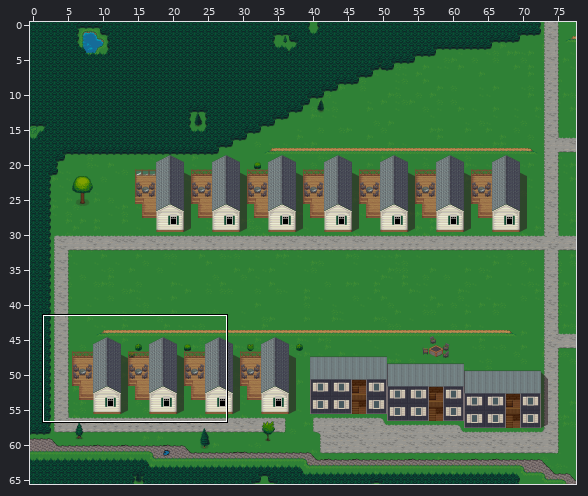
Two states of a Tiled map, tiled/map-west0.tmx. The first picture is a wide view before the edit; the outline marks the close-up.
Close-up. As it was:
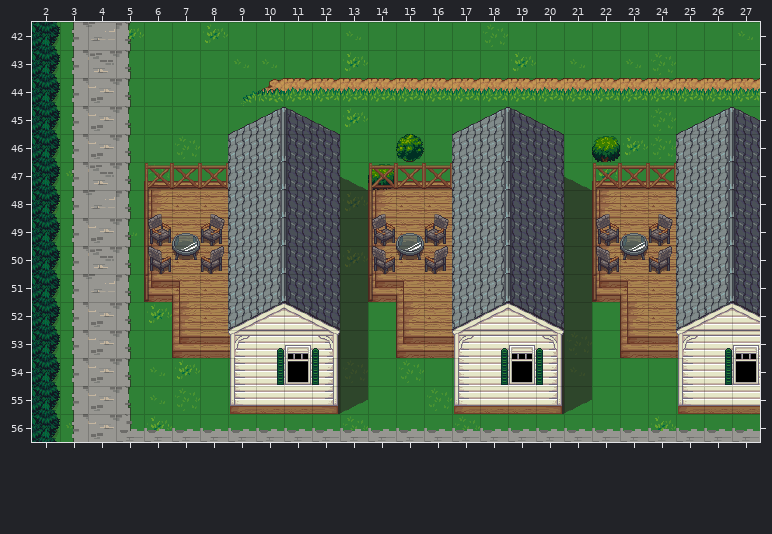
Cells are 32x32 px. Shown: x 2..27, y 42..56. The commit also changed other parts of the map, which this record leaves out.
After the commit:
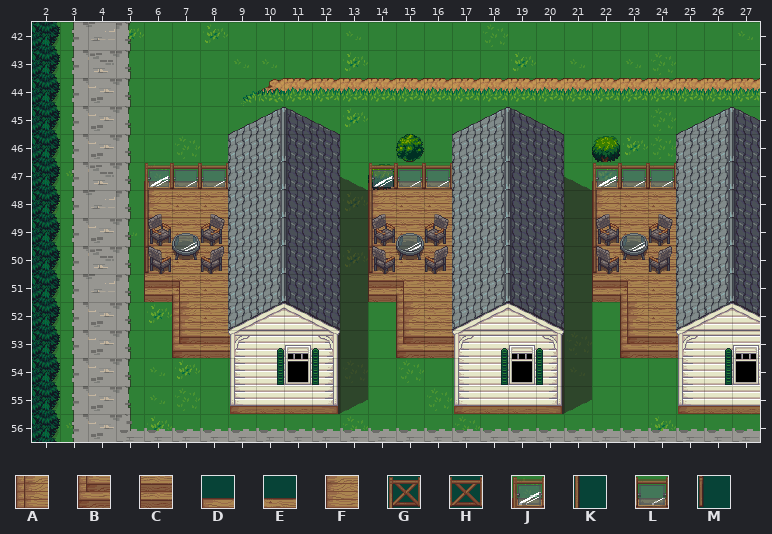
Key: from "Kneippbyn": A 1056, B 1088, C 1091, D 1120, E 1121, F 1152, G 1280, H 1281, J 1286, K 1312, L 1351, M 1408.
_ is an empty cell.
Tiles replaced or removed in this view: A, B, D, E, G, H, K, M.
See-through tiles are keyed as they look on the map.
The edit:
Changed rows in their new state; . is an unchanged cell.
Layer "Base 2":
first column x 6:
47 ___.....___.....___
48 _......._......._..
49 _......._......._..
50 _......._......._..
51 _......._......._..
Layer "Bldg 1":
first column x 6:
47 DEE.....DEE.....DEE
48 F.......F.......F..
49 F.......F.......F..
50 F.......F.......F..
51 C.......C.......C..
Layer "Bldg 2":
first column x 6:
47 JLL.....JLL.....JLL
50 M.......M.......M..
51 _......._......._..
Where, in picture pixels (left, top, right, bottom), the same in both close-ups:
changed: (145, 165, 227, 302)
changed: (369, 165, 451, 302)
changed: (593, 165, 675, 302)
